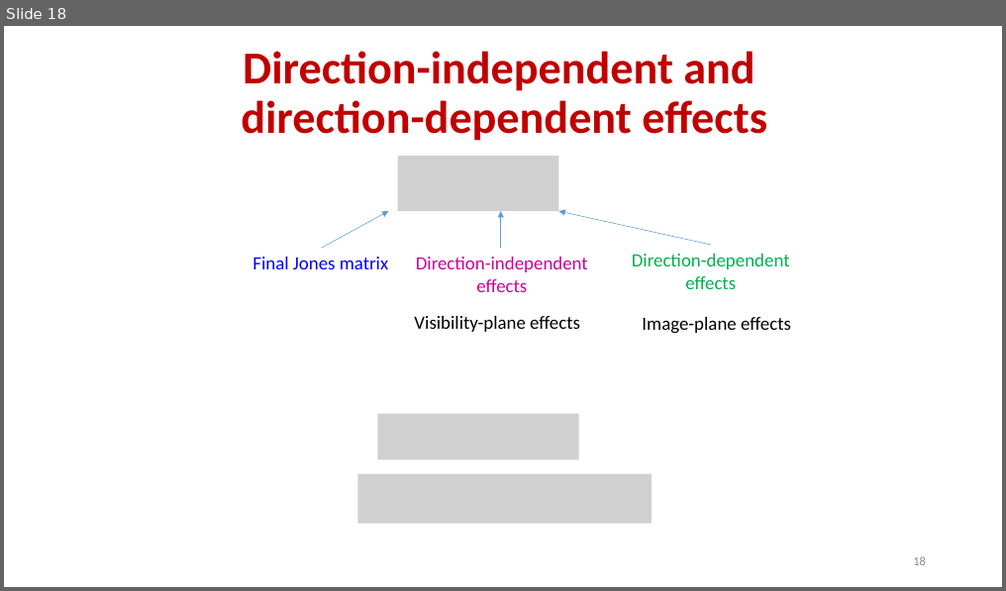
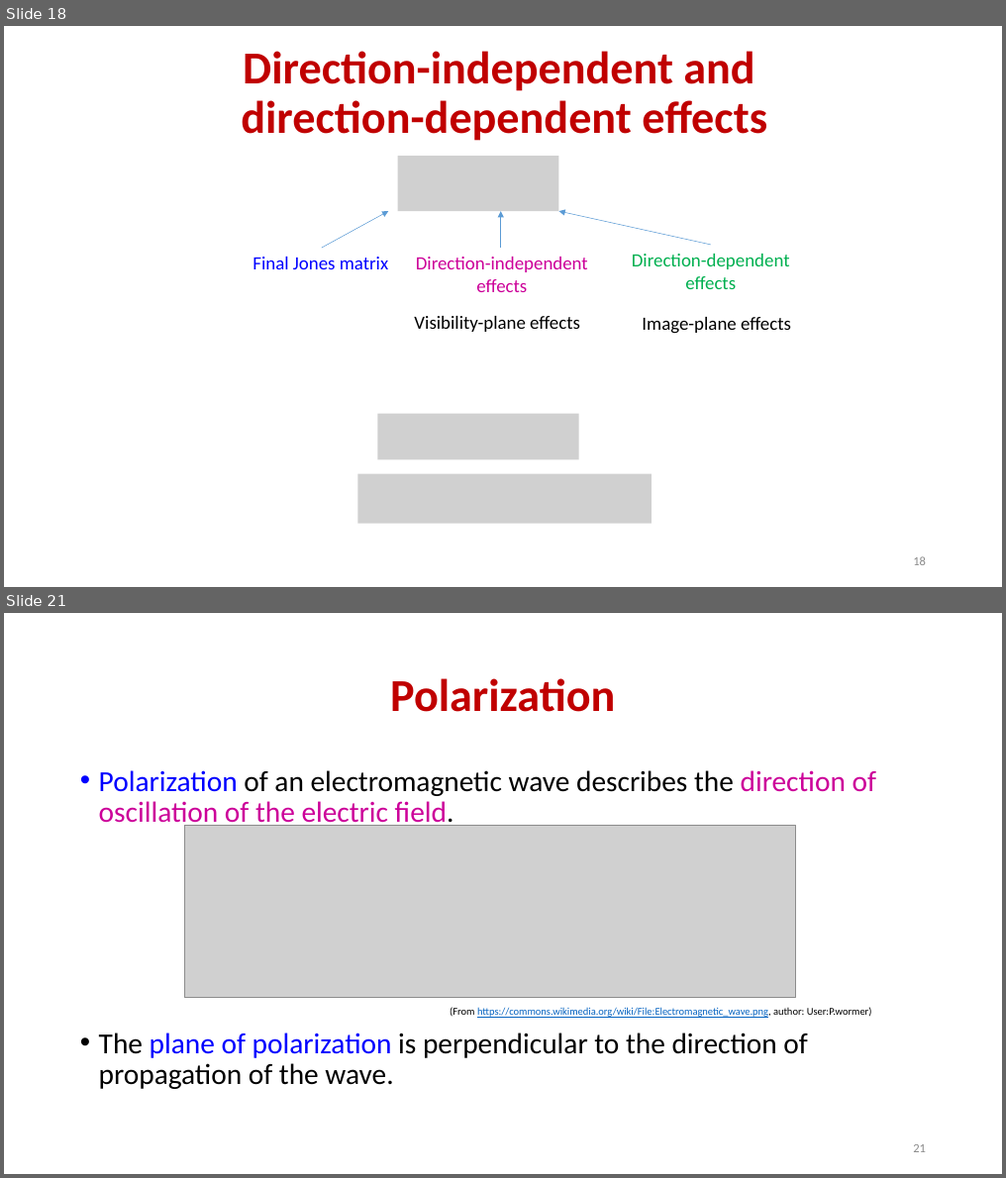
Before and after one commit to ratt-ru/ratt-interferometry-course, a slide deck: lectures/calibration/RIME.pptx. Shown one above the other, each under a label of ours: slide 18 before the commit, slides 18 and 21 after it; the slides between them are not shown. The pictures are 1006x591 and 1006x1178 pixels, drawn with LibreOffice and Linux fonts; fonts in the diff are those of the drawing; grey boxes stand for pictures. Boxes give left, top, right and bottom in pixels: in the first picture for what was removed or moved away, otherwise in the second. Text is boxed around its words. In the diff, an @@ line names an element or a change of style, - is before the commit and + after.

```diff
--- a/lectures/calibration/RIME.pptx
+++ b/lectures/calibration/RIME.pptx
@@ slide 21 added at <box>4,613,1002,1174</box>, background #FFFFFF @@
@@ title added at <box>390,678,615,712</box>, 44 pt, text #C00000, bold @@
+Polarization
@@ text added at <box>99,770,876,1089</box>, 28 pt, text #000000 @@
+• Polarization of an electromagnetic wave describes the direction of oscillation of the electric field.
+(From https://commons.wikimedia.org/wiki/File:Electromagnetic_wave.png, author: User:P.wormer)
+• The plane of polarization is perpendicular to the direction of propagation of the wave.
@@ picture added at <box>185,826,796,998</box> @@
@@ page number added at <box>913,1145,926,1153</box>, 12 pt, text #8C8C8C @@
+21
```
Also in this commit, not shown: 3 slides changed, 11 other slides added, 2 other files.
